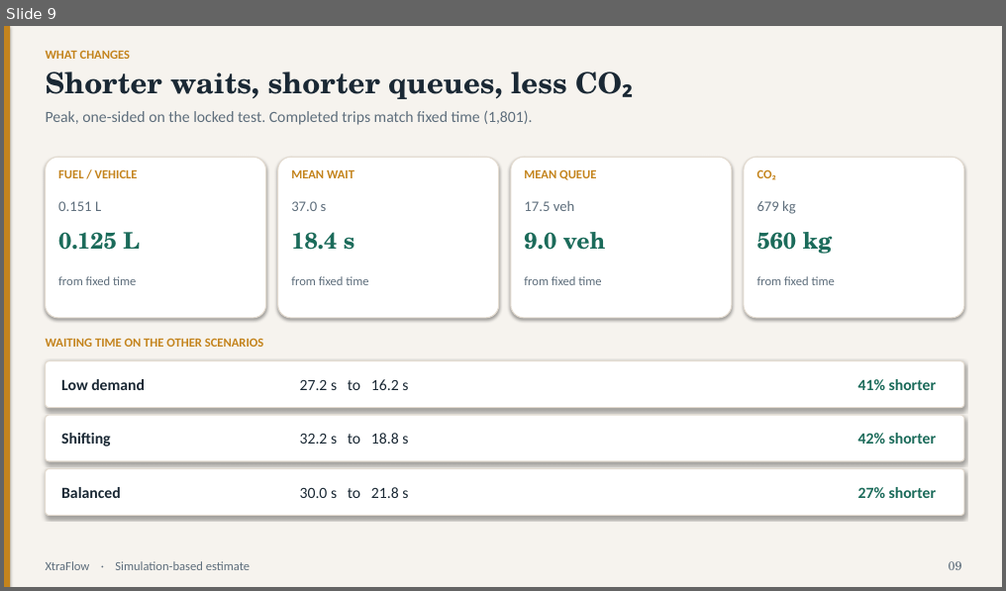
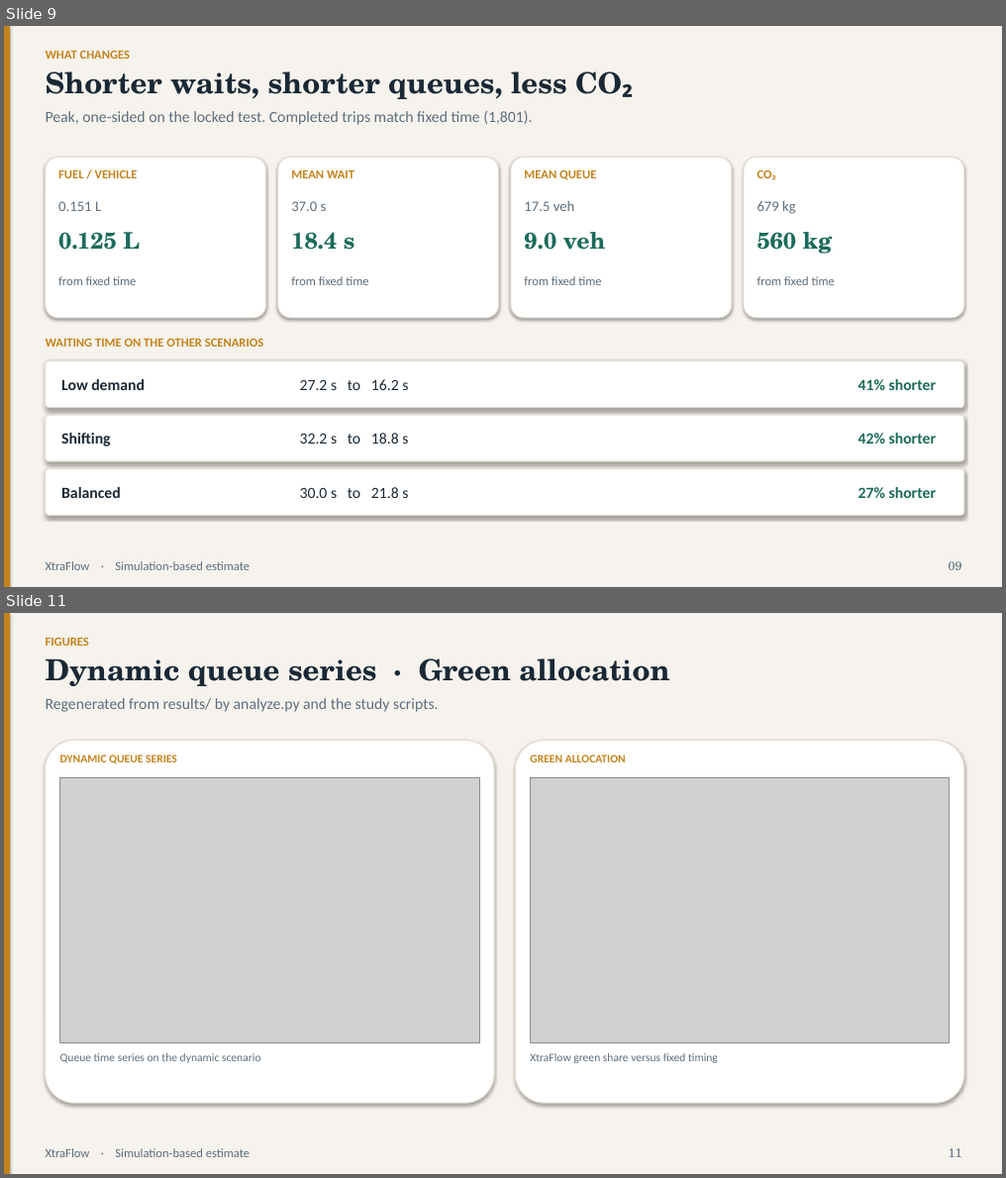
Before and after one commit to couder-04/XtraFlow, a slide deck: results/deck.pptx. Shown one above the other, each under a label of ours: slide 9 before the commit, slides 9 and 11 after it; the slides between them are not shown. The pictures are 1006x591 and 1006x1178 pixels, drawn with LibreOffice and Linux fonts; fonts in the diff are those of the drawing; grey boxes stand for pictures. Boxes give left, top, right and bottom in pixels: in the first picture for what was removed or moved away, otherwise in the second. Text is boxed around its words. In the diff, an @@ line names an element or a change of style, - is before the commit and + after.

Commit message:
Show every results/figures PNG in the README and deck gallery.
Expand the Evidence section and regenerate the deck with six figure slides covering all twelve analyze/study plots.

```diff
--- a/results/deck.pptx
+++ b/results/deck.pptx
@@ slide 11 added at <box>4,613,1002,1174</box>, background #F6F3EE @@
@@ rectangle added at <box>4,613,10,1174</box>, fill #C4841D @@
@@ text added at <box>46,637,89,646</box>, 12 pt, text #C4841D, bold @@
+FIGURES
@@ text added at <box>46,659,669,686</box>, 28 pt, text #1A2834, bold @@
+Dynamic queue series · Green allocation
@@ text added at <box>46,698,438,712</box>, 15 pt, text #5E6E7C @@
+Regenerated from results/ by analyze.py and the study scripts.
@@ rounded rectangle added at <box>46,741,494,1103</box>, fill #FFFFFF, outline #E3DBD0 1 pt @@
@@ text added at <box>60,755,177,764</box>, 11 pt, text #C4841D, bold @@
+DYNAMIC QUEUE SERIES
@@ rounded rectangle added at <box>515,741,964,1103</box>, fill #FFFFFF, outline #E3DBD0 1 pt @@
@@ text added at <box>530,755,626,762</box>, 11 pt, text #C4841D, bold @@
+GREEN ALLOCATION
@@ picture added at <box>60,777,479,1044</box> @@
@@ picture added at <box>531,777,949,1044</box> @@
@@ text added at <box>60,1054,261,1063</box>, 11 pt, text #5E6E7C @@
+Queue time series on the dynamic scenario
@@ text added at <box>530,1054,718,1063</box>, 11 pt, text #5E6E7C @@
+XtraFlow green share versus fixed timing
@@ text added at <box>46,1149,250,1157</box>, 12 pt, text #5E6E7C @@
+XtraFlow · Simulation-based estimate
@@ text added at <box>948,1149,962,1157</box>, 12 pt, text #5E6E7C @@
+11
```
Also in this commit, not shown: 12 slides changed, 5 other slides added, 1 slide removed, 2 other files.
